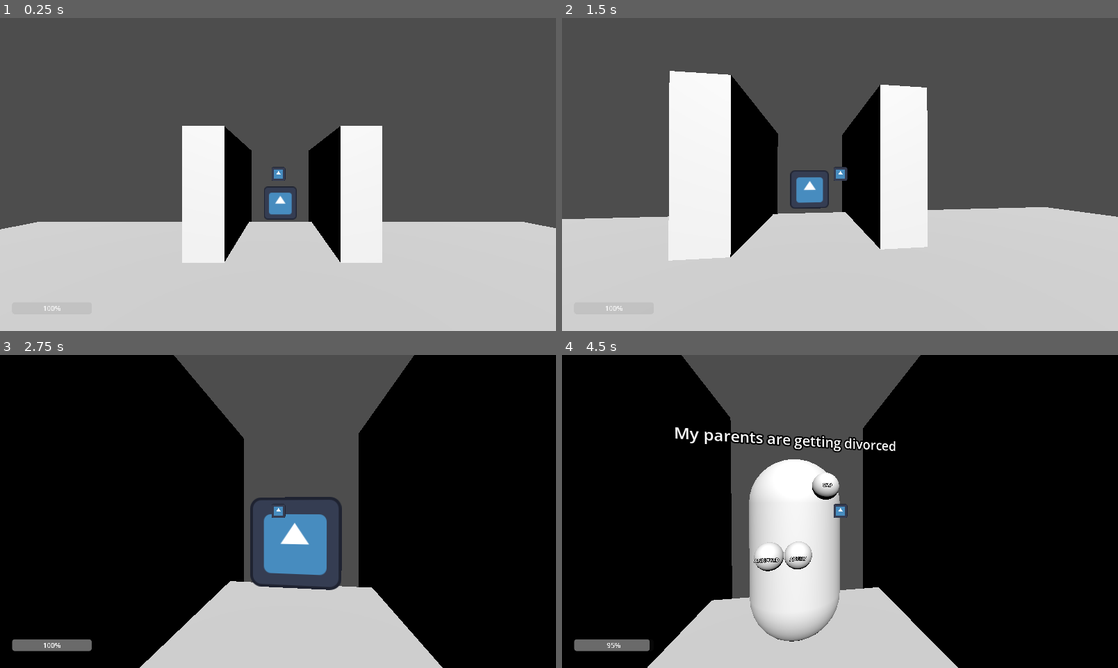
Above: before the commit, frames 1-4 (two rows, left to right).
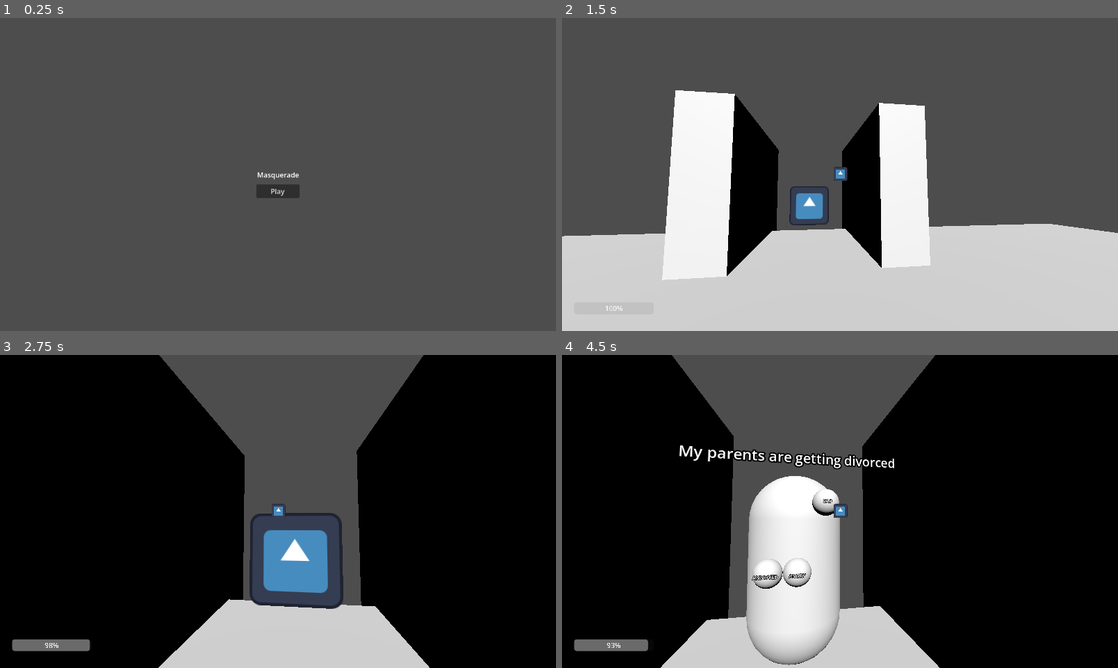
Above: after the commit, the same moments.

Repository: James-Perdue/global-jam26
Game: Godot game, scene res://ui/main_menu.tscn
The game is run twice, just before and just after one commit, with the same random seed, the same clock (stepped at 60 frames per second) and the same inputs. Before the commit the project starts from res://levels/root_level.tscn. The engine's default icon, where the game draws it, is replaced by a stand-in: a white triangle on a blue panel in a dark square.
Inputs (mouse positions are in pixels of both pictures, inside the frame that each line leads up to):
- Up to frame 1 (0.25 s): no input
- Up to frame 2 (1.5 s): click (840, 190) at 0.5 s, where only the run after the commit has a clickable "Play"; move the mouse to (867, 174) at 1.27 s; press the mouse at (867, 174) at 1.28 s; hold W (move_forward) from 1.28 s (still down)
- Up to frame 3 (2.75 s): keep holding W (move_forward); move the mouse to (250, 511) at 2.02 s; release the mouse at (250, 511) at 2.03 s; click (250, 511) at 2.1 s
- Up to frame 4 (4.5 s): keep holding W (move_forward); move the mouse to (851, 505) at 2.77 s; press the mouse at (851, 505) at 2.78 s; tap Enter at 3.5 s; move the mouse to (834, 517) at 3.52 s; release the mouse at (834, 517) at 3.53 s; click (834, 517) at 3.6 s; move the mouse to (878, 514) at 4.27 s; press the mouse at (878, 514) at 4.28 s

The runs differ from the first frame. In frame 1, 43% of the frame differs, in the area x 0-100%, y 34-100%; in frame 2, 8.5%; in frame 3, 6.2%; in frame 4, 8.4%.

Commit message:
main_menu

Diff:
--- a/autoload/GameManager.gd
+++ b/autoload/GameManager.gd
@@ -1,7 +1,16 @@
 extends Node
-
+var levels: Dictionary = {
+	"main_menu": preload("res://ui/main_menu.tscn"),
+	"level_1": preload("res://levels/test_level_1.tscn"),
+	"test": preload("res://levels/playground.tscn")
+}
 func _ready() -> void:
 	SignalBus.game_over.connect(_on_game_over)
 
 func _on_game_over() -> void:
-	get_tree().reload_current_scene()
+	load_level("main_menu")
+
+func load_level(level_name: String) -> void:
+	var result = get_tree().change_scene_to_packed(levels[level_name])
+	if result != OK:
+		print("Failed to change scene to level: ", level_name)
--- /dev/null
+++ b/levels/playground.tscn
@@ -0,0 +1,37 @@
+[gd_scene format=3 uid="uid://bnf6hx3dwjbeq"]
+
+[ext_resource type="Script" uid="uid://dyybbvbqif1pd" path="res://levels/root_level.gd" id="1_wcyx1"]
+[ext_resource type="PackedScene" uid="uid://lxpql5k7mg28" path="res://encounters/encounter.tscn" id="2_ek3o3"]
+[ext_resource type="PackedScene" uid="uid://dtda1h5ag44c1" path="res://player/player.tscn" id="3_1y5p2"]
+[ext_resource type="PackedScene" uid="uid://bg5llagmpo288" path="res://ui/hud.tscn" id="4_i7xqd"]
+
+[node name="Node3D" type="Node3D" unique_id=1317390877]
+script = ExtResource("1_wcyx1")
+
+[node name="CSGCombiner3D" type="CSGCombiner3D" parent="." unique_id=342892620]
+use_collision = true
+
+[node name="CSGBox3D" type="CSGBox3D" parent="CSGCombiner3D" unique_id=2128604814]
+transform = Transform3D(1, 0, 0, 0, 1, 0, 0, 0, 1, -0.029907227, -0.50266695, -0.6118164)
+size = Vector3(21.568604, 1, 17.706055)
+
+[node name="CSGBox3D2" type="CSGBox3D" parent="CSGCombiner3D" unique_id=197402919]
+transform = Transform3D(1, 0, 0, 0, 1, 0, 0, 0, 1, -1.9322228, 1.3808594, -7.8624763)
+size = Vector3(1, 3.7617188, 5.1557617)
+
+[node name="CSGBox3D3" type="CSGBox3D" parent="CSGCombiner3D" unique_id=111571581]
+transform = Transform3D(1, 0, 0, 0, 1, 0, 0, 0, 1, 1.8489196, 1.3808594, -7.8624763)
+size = Vector3(1, 3.7617188, 5.1557617)
+
+[node name="Encounter" parent="CSGCombiner3D" unique_id=1653614673 instance=ExtResource("2_ek3o3")]
+transform = Transform3D(1, 0, 0, 0, 1, 0, 0, 0, 1, -0.055560827, 0.9973335, -5.9527197)
+damage_rate = 5.0
+
+[node name="Player" parent="." unique_id=1257764422 instance=ExtResource("3_1y5p2")]
+transform = Transform3D(1, 0, 0, 0, 1, 0, 0, 0, 1, -0.14560461, 1.9737635, -0.41064358)
+
+[node name="Hud" parent="." unique_id=1560016975 instance=ExtResource("4_i7xqd")]
+
+[node name="DirectionalLight3D" type="DirectionalLight3D" parent="." unique_id=101325080]
+transform = Transform3D(1, 0, 0, 0, 0.8128772, 0.58243513, 0, -0.58243513, 0.8128772, 0.5709572, 2.7587667, 4.9045553)
+light_energy = 3.693
--- a/player/player.gd
+++ b/player/player.gd
@@ -5,8 +5,10 @@
 @export var mouse_sensitivity = 0.002
 @export var max_health: int = 100
 @export var damage_cooldown: float = 1.0
+@export var default_damage_rate: int = 1
 
 var health: int = max_health
+var damage_rate: int = default_damage_rate
 var gravity = ProjectSettings.get_setting("physics/3d/default_gravity")
 var in_encounter : bool = false
 var rotation_locked : bool = false
@@ -25,20 +27,18 @@
 	damage_timer.timeout.connect(_on_damage_timer_timeout)
 	await get_tree().process_frame
 	SignalBus.player_health_changed.emit(health)
+	damage_timer.start()
 
-func _on_damage_timer_timeout() -> void:
-	take_damage()
-	damage_timer.start()
 
 func _on_encounter_started(encounter: Encounter) -> void:
 	in_encounter = true
 	current_encounter = encounter
-	damage_timer.start()
+	damage_rate = ceil(encounter.damage_rate)
 
 func _on_encounter_ended() -> void:
 	in_encounter = false
 	current_encounter = null
-	damage_timer.stop()
+	damage_rate = default_damage_rate
 
 func _input(event: InputEvent) -> void:
 	if event is InputEventMouseMotion and not rotation_locked:
@@ -112,9 +112,18 @@
 
 	move_and_slide()
 
+func _on_damage_timer_timeout() -> void:
+	if not is_inside_tree():
+		return
+	take_damage()
+	if health > 0:
+		damage_timer.start()
+
 func take_damage() -> void:
-	health -= ceil(current_encounter.damage_rate)
+	health -= damage_rate
 	print("Player damaged: ", health)
 	SignalBus.player_health_changed.emit(health)
 	if health <= 0:
+		print("Game over")
+		damage_timer.stop()
 		SignalBus.game_over.emit()
--- a/project.godot
+++ b/project.godot
@@ -11,7 +11,7 @@
 [application]
 
 config/name="GlobalGameJam2026"
-run/main_scene="uid://xq20d4yqet4p"
+run/main_scene="uid://45f8k7oes3io"
 config/features=PackedStringArray("4.6", "GL Compatibility")
 config/icon="res://icon.svg"
 
@@ -20,6 +20,7 @@
 Enums="*uid://bd8wedqo17v3h"
 SignalBus="*uid://bmnfxg587a7b5"
 EmotionDatabase="*uid://b1tcd7mv3cwau"
+GameManager="*uid://fkuqxbcpgop7"
 
 [display]
 
--- /dev/null
+++ b/ui/main_menu.gd
@@ -0,0 +1,10 @@
+extends Node3D
+@onready var play_button: Button = %PlayButton
+
+func _ready() -> void:
+	Input.set_mouse_mode(Input.MOUSE_MODE_VISIBLE)
+	play_button.pressed.connect(_on_play_button_pressed)
+
+func _on_play_button_pressed() -> void:
+	#TODO: Jared ref your level in GameManager
+	GameManager.load_level("test")
--- /dev/null
+++ b/ui/main_menu.tscn
@@ -0,0 +1,50 @@
+[gd_scene format=3 uid="uid://45f8k7oes3io"]
+
+[ext_resource type="Script" uid="uid://4mlgtq6ag2pp" path="res://ui/main_menu.gd" id="1_t7e0r"]
+
+[node name="MainMenu" type="Node3D" unique_id=1053416477]
+script = ExtResource("1_t7e0r")
+
+[node name="CanvasLayer" type="CanvasLayer" parent="." unique_id=51629273]
+
+[node name="MenuBaseControl" type="Control" parent="CanvasLayer" unique_id=544892913]
+layout_mode = 3
+anchors_preset = 15
+anchor_right = 1.0
+anchor_bottom = 1.0
+grow_horizontal = 2
+grow_vertical = 2
+
+[node name="Label" type="Label" parent="CanvasLayer/MenuBaseControl" unique_id=1132212036]
+layout_mode = 1
+anchors_preset = 8
+anchor_left = 0.5
+anchor_top = 0.5
+anchor_right = 0.5
+anchor_bottom = 0.5
+offset_left = -48.5
+offset_top = -11.5
+offset_right = 48.5
+offset_bottom = 11.5
+grow_horizontal = 2
+grow_vertical = 2
+text = "Masquerade"
+
+[node name="VBoxContainer" type="VBoxContainer" parent="CanvasLayer/MenuBaseControl" unique_id=1154166995]
+layout_mode = 1
+anchors_preset = 8
+anchor_left = 0.5
+anchor_top = 0.5
+anchor_right = 0.5
+anchor_bottom = 0.5
+offset_left = -50.0
+offset_top = 23.0
+offset_right = 50.0
+offset_bottom = 63.0
+grow_horizontal = 2
+grow_vertical = 2
+
+[node name="PlayButton" type="Button" parent="CanvasLayer/MenuBaseControl/VBoxContainer" unique_id=1767715709]
+unique_name_in_owner = true
+layout_mode = 2
+text = "Play"
Not shown, added: ui/main_menu.gd.uid
